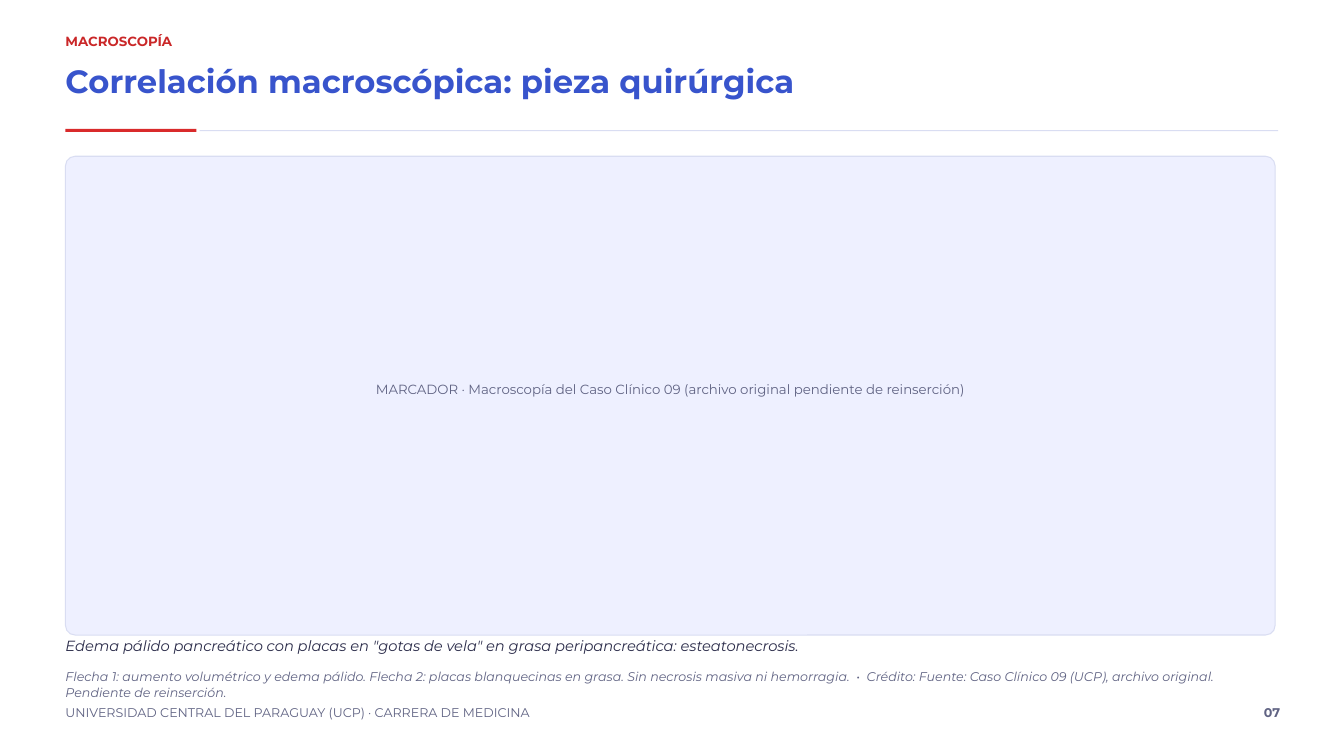
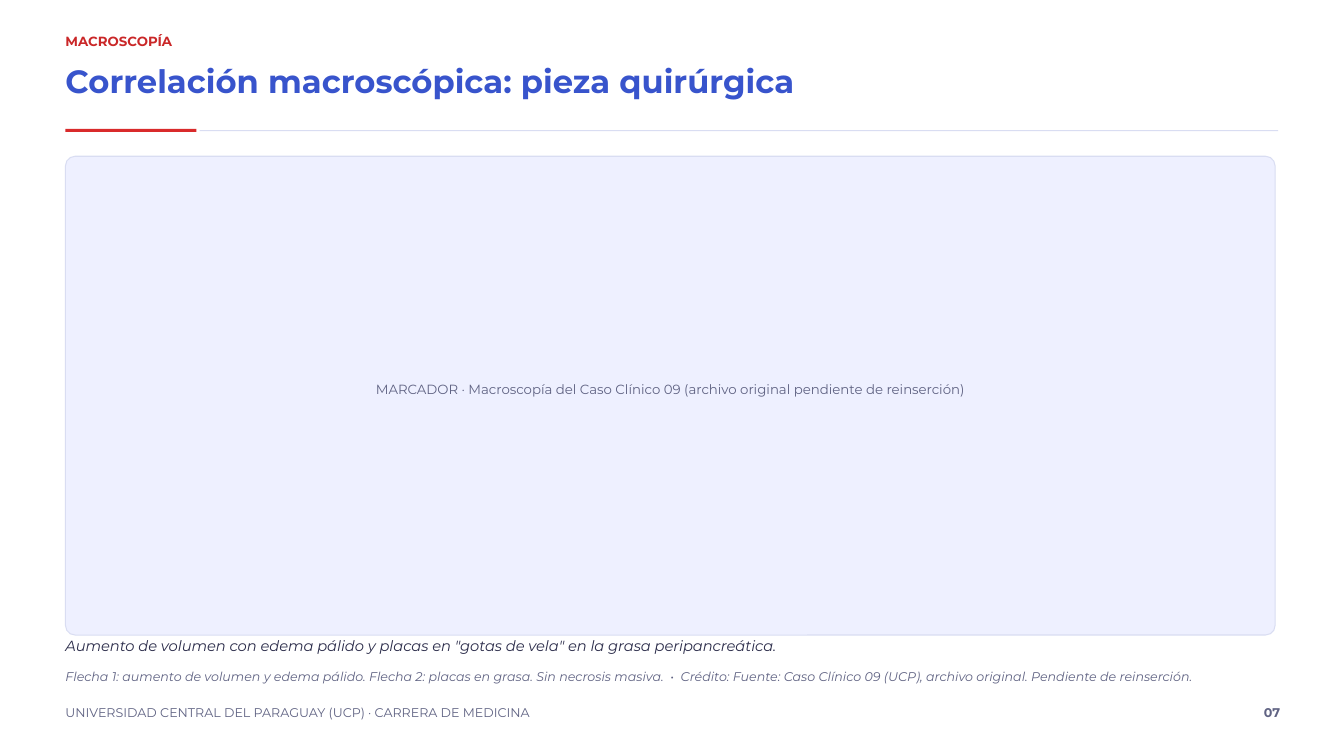
Before and after one commit to rpsin9096/slide-repo-v1, a slide deck: slide 7 of entregas-es/pancreatitis-biliar/Pancreatitis_biliar_12_diapositivas_es.pptx. Drawn at 1344x756 pixels with LibreOffice and Linux fonts; fonts in the diff are those of the drawing. Boxes give left, top, right and bottom in pixels: in the first picture for what was removed or moved away, otherwise in the second. Text is boxed around its words. In the diff, an @@ line names an element or a change of style, - is before the commit and + after.

```diff
--- a/entregas-es/pancreatitis-biliar/Pancreatitis_biliar_12_diapositivas_es.pptx
+++ b/entregas-es/pancreatitis-biliar/Pancreatitis_biliar_12_diapositivas_es.pptx
@@ text at (x1=65, y1=640, x2=777, y2=654): text changed @@
-Edema pálido pancreático con placas en "gotas de vela" en grasa peripancreática: esteatonecrosis.
+Aumento de volumen con edema pálido y placas en "gotas de vela" en la grasa peripancreática.
@@ text at (x1=65, y1=671, x2=1193, y2=684): text changed @@
-Flecha 1: aumento volumétrico y edema pálido. Flecha 2: placas blanquecinas en grasa. Sin necrosis masiva ni hemorragia. • Crédito: Fuente: Caso Clínico 09 (UCP), archivo original. Pendiente de reinserción.
+Flecha 1: aumento de volumen y edema pálido. Flecha 2: placas en grasa. Sin necrosis masiva. • Crédito: Fuente: Caso Clínico 09 (UCP), archivo original. Pendiente de reinserción.
```
Also in this commit, not shown: 8 other slides changed, 3 other files.
